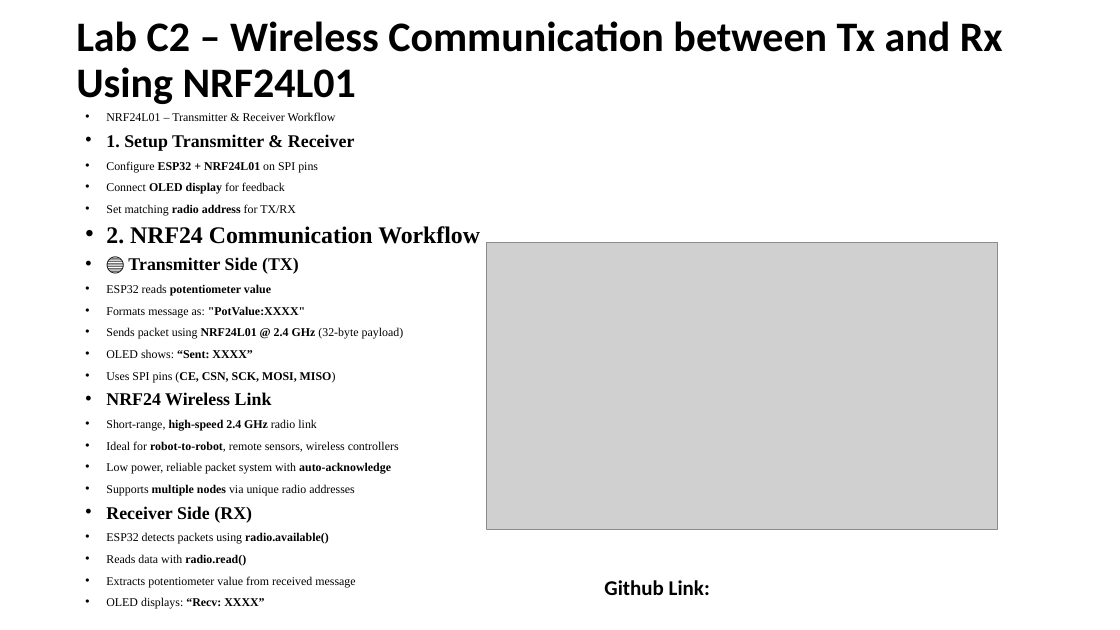
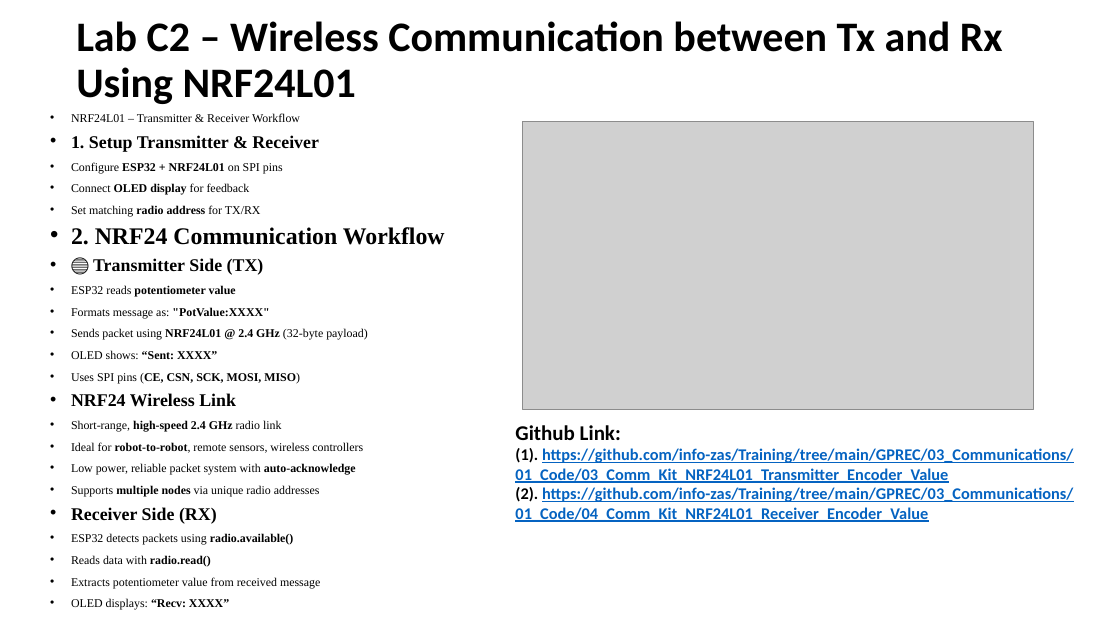
Before and after one commit to info-zas/Training, a slide deck: slide 11 of GPREC/03_Communications/Kit3_Communication_Training.pptx. Drawn at 1120x630 pixels with LibreOffice and Linux fonts; fonts in the diff are those of the drawing; grey boxes stand for pictures. Boxes give left, top, right and bottom in pixels: in the first picture for what was removed or moved away, otherwise in the second. Text is boxed around its words. In the diff, an @@ line names an element or a change of style, - is before the commit and + after.

Commit message:
added a new file

```diff
--- a/GPREC/03_Communications/Kit3_Communication_Training.pptx
+++ b/GPREC/03_Communications/Kit3_Communication_Training.pptx
@@ text "NRF24L01 – Transmitter & Receiver ...": place and size @@
-text "NRF24L01 – Transmitter & Receiver ..." at box(106, 112, 480, 609)
+text "NRF24L01 – Transmitter & Receiver ..." at box(71, 113, 445, 610)
@@ picture: place and size @@
-picture at box(486, 242, 997, 529)
+picture at box(523, 122, 1033, 409)
@@ text "Github Link:": place and size @@
-text "Github Link:" at box(604, 580, 710, 595)
+text "Github Link:" at box(515, 425, 1073, 522)
@@ text at box(515, 448, 1073, 522): paragraphs added @@
+(1). https://github.com/info-zas/Training/tree/main/GPREC/03_Communications/01_Code/03_Comm_Kit_NRF24L01_Transmitter_Encoder_Value
+(2). https://github.com/info-zas/Training/tree/main/GPREC/03_Communications/01_Code/04_Comm_Kit_NRF24L01_Receiver_Encoder_Value
```
Also in this commit, not shown: 1 other slide changed.
